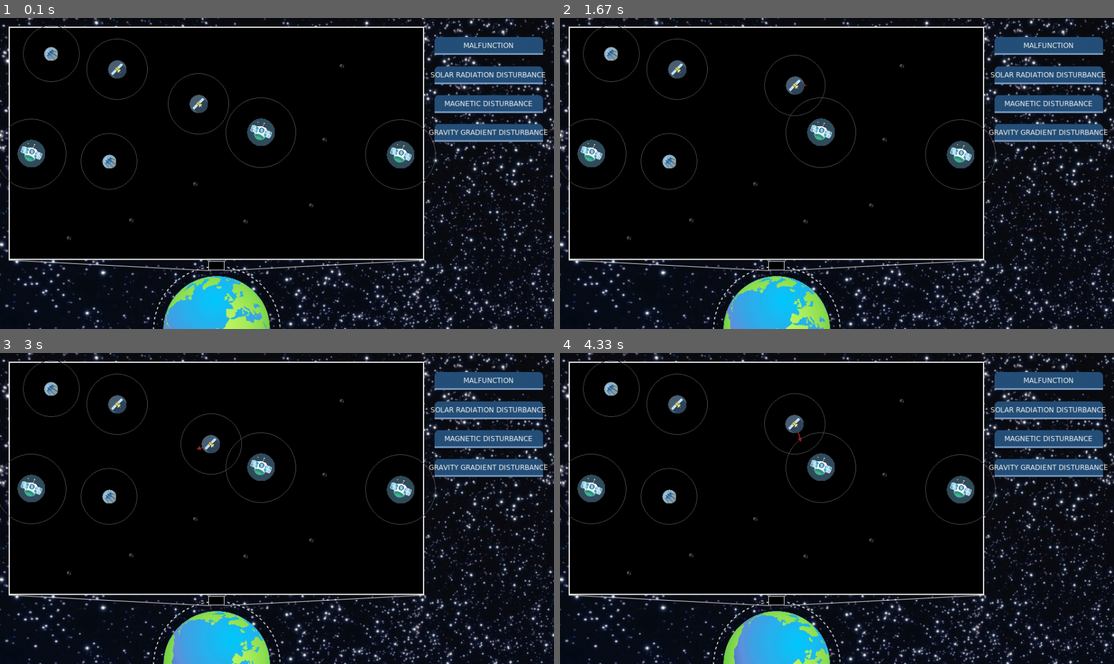
Above: before the commit, frames 1-4 (two rows, left to right).
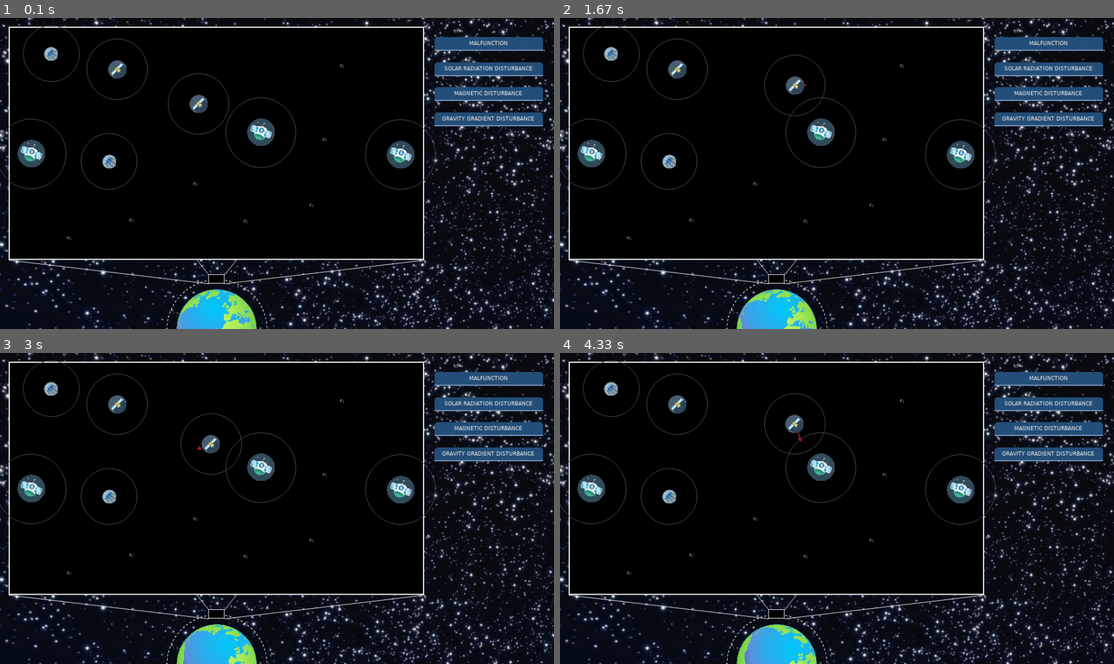
Above: after the commit, the same moments.

Repository: WesselOost/SatelliteSimulation2D
Game: pygame game, started from SatelliteSimulation/main.py
The game is run twice, just before and just after one commit, with the same random seed, the same clock (stepped at 60 frames per second) and the same inputs.
Inputs:
- Up to frame 1 (0.1 s): no input
- Up to frame 2 (1.67 s): hold Right 0.33-0.8 s; hold Up 0.83-1.13 s; hold Right 1.17-1.63 s
- Up to frame 3 (3 s): hold Left 1.67-2.2 s; hold Down 2.23-2.53 s; hold Left 2.57-2.97 s
- Up to frame 4 (4.33 s): hold Up 3-3.37 s; hold Right 3.4-4.03 s; hold Down from 4.07 s (still down)

The runs differ from the first frame. In frame 1, 7.2% of the frame differs, in the area x 2-99%, y 6-100%; in frame 2, 7.2%; in frame 3, 7.2%; in frame 4, 7.1%.

Commit message:
fix screen scaling for font and earth

Diff:
--- a/SatelliteSimulation/view/earth.py
+++ b/SatelliteSimulation/view/earth.py
@@ -30,14 +30,14 @@
     # ----------------------------------------------------------------------- #
     #  SUBSECTION: Constructor
     # ----------------------------------------------------------------------- #
-    def __init__(self, x: float, surface: pygame.Surface, dotted_circle_offset: float):
+    def __init__(self, x: float, surface: pygame.Surface, dotted_circle_offset: float, scale_factor: float):
         EARTH_IMG.convert()
         DOTTED_CIRCLE.convert()
         self.__surface = surface
         self.__center_x = x
         self.__dotted_circle_offset = dotted_circle_offset
         self.__earth_img_angle = 0
-        self.__earth_scale = 0.2
+        self.__earth_scale = 0.4 * scale_factor
         self.__set_dotted_circle_size_and_position()
         # position
         self.__dotted_circle_position = \
--- a/SatelliteSimulation/view/view.py
+++ b/SatelliteSimulation/view/view.py
@@ -35,7 +35,7 @@
 DEFAULT_BUTTON_OFFSET = 50
 ABSOLUTE_PATH = os.path.abspath(os.path.join(os.path.dirname(__file__), ".."))
 
-FONT_SIZE = 12
+FONT_SIZE = 24
 FRAME_RATE = 60
 BACKGROUND_IMG = pygame.image.load(os.path.join(ABSOLUTE_PATH, "Assets", "galaxy_background.jpg"))
 SATELLITE_1 = pygame.image.load(os.path.join(ABSOLUTE_PATH, "Assets", "satellite1.png"))
@@ -88,7 +88,7 @@
         border: pygame.Rect = self.__satellite_border.get_border_rectangle()
         self.__disturbance_buttons: DisturbanceButtons = self.__create_disturbance_btns(border)
 
-        self.__earth = Earth(border.center[0], self.__surface, DOTTED_CIRCLE_OFFSET * self.__scale_factor)
+        self.__earth = Earth(border.center[0], self.__surface, DOTTED_CIRCLE_OFFSET * self.__scale_factor, self.__scale_factor)
         self.__satellite_observance_line_thickness: float = 4 * self.__scale_factor
         self.__velocity_arrow_default_size: float = 40 * self.__scale_factor
 
@@ -120,7 +120,7 @@
             y=disturbance_btns_y + scaled_button_offset,
             width=disturbance_btns_width,
             padding=scaled_button_offset,
-            font_size=FONT_SIZE)
+            font_size=FONT_SIZE * self.__scale_factor)
 
 
     # ----------------------------------------------------------------------- #
